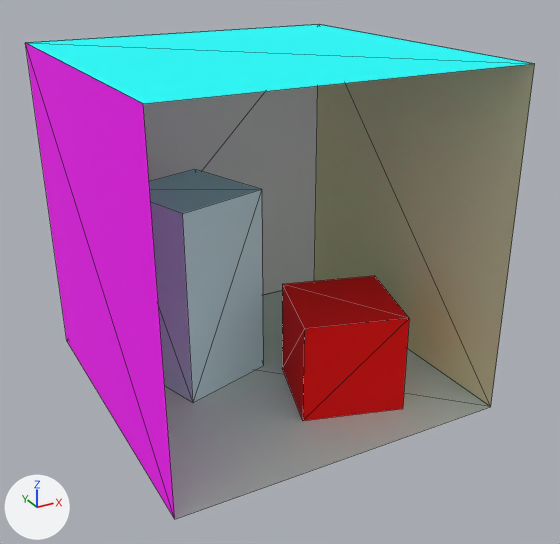
The OBJ model Coursework/models/cornell-box.obj as it was, and as the next commit left it.
Rendered twice from a 50 mm lens placed at (-5.44, -10.58, 4.39), pointed at (0.15, -0.43, -0.68). The axes (+X, +Y, +Z) are drawn at lower left. The lights are the same throughout. Mesh edges are drawn as thin lines. Where no turn or scale is listed for an object, it has been applied to the vertices.

The older version as bpy lines, for what is in view:
```python
me_back_wall = bpy.data.meshes.new('back_wall')
me_back_wall.from_pydata([(-2.72, 2.79, -2.74), (2.78, 2.79, -2.74), (2.78, 2.79, 2.75), (-2.78, 2.79, 2.75)], [], [(0, 2, 3), (0, 1, 2)])
me_back_wall.materials.append(mat_grey)  # white #e7e7e7
me_ceiling = bpy.data.meshes.new('ceiling')
me_ceiling.from_pydata([(-2.78, -2.8, 2.75), (-2.78, 2.79, 2.75), (2.78, 2.79, 2.75), (2.78, -2.8, 2.75)], [], [(1, 3, 0), (1, 2, 3)])
me_ceiling.materials.append(mat_cyan)  # cyan #00ffff
me_left_wall = bpy.data.meshes.new('left_wall')
me_left_wall.from_pydata([(-2.75, -2.81, -2.74), (-2.72, 2.79, -2.74), (-2.78, 2.79, 2.75), (-2.78, -2.8, 2.75)], [], [(0, 2, 3), (0, 1, 2)])
me_left_wall.materials.append(mat_magenta)  # pink #ff00ff
ob_back_wall = bpy.data.objects.new('back_wall', me_back_wall)
ob_back_wall.location = (0.0, 0.0, 0.0)
ob_ceiling = bpy.data.objects.new('ceiling', me_ceiling)
ob_ceiling.location = (0.0, 0.0, 0.0)
ob_left_wall = bpy.data.objects.new('left_wall', me_left_wall)
ob_left_wall.location = (0.0, 0.0, 0.0)
# also in view: 'tall_box' at (-0.9, 0.71, -1.09); 'floor' at (0.02, -0.01, -2.74); 'short_box' at (0.92, -1.12, -1.91); 'right_wall' at (2.78, -0.01, 0.0)
```
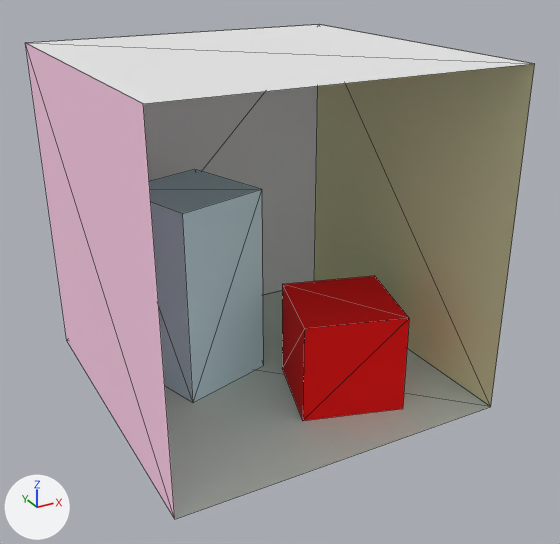
Pixel boxes [x1, y1, x2, y2] of what changed, in the pictures (560 x 544 px):
'left_wall', recoloured: [25, 43, 175, 519] in both
'ceiling', recoloured (cyan to white): [25, 24, 534, 104] in both

The change, as a list of edits to the scene's bpy script:
```text
Add mat_darkpink:
    mat_darkpink = principled_material('Darkpink')
    mat_darkpink.base_color = (1.0, 0.624, 0.814)  # pink #ffcfe9
    mat_darkpink.roughness = 1.0
Change me_ceiling:
    where me_ceiling.from_pydata(...)  # 4 vertices, 2 faces; spans x -2.78..2.78, y -2.8..2.79, z 2.75
    remove me_ceiling.materials.append(mat_cyan)  # cyan #00ffff
    add me_ceiling.materials.append(mat_grey)  # white #e7e7e7
Change me_left_wall:
    where me_left_wall.from_pydata(...)  # 4 vertices, 2 faces; spans x -2.78..-2.72, y -2.81..2.79, z -2.74..2.75
    remove me_left_wall.materials.append(mat_magenta)  # pink #ff00ff
    add me_left_wall.materials.append(mat_darkpink)  # pink #ffcfe9
```
